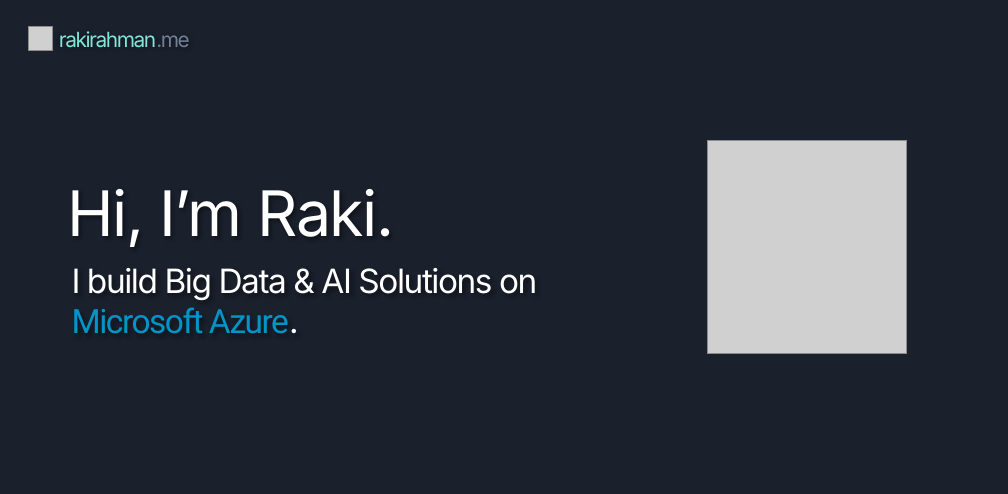
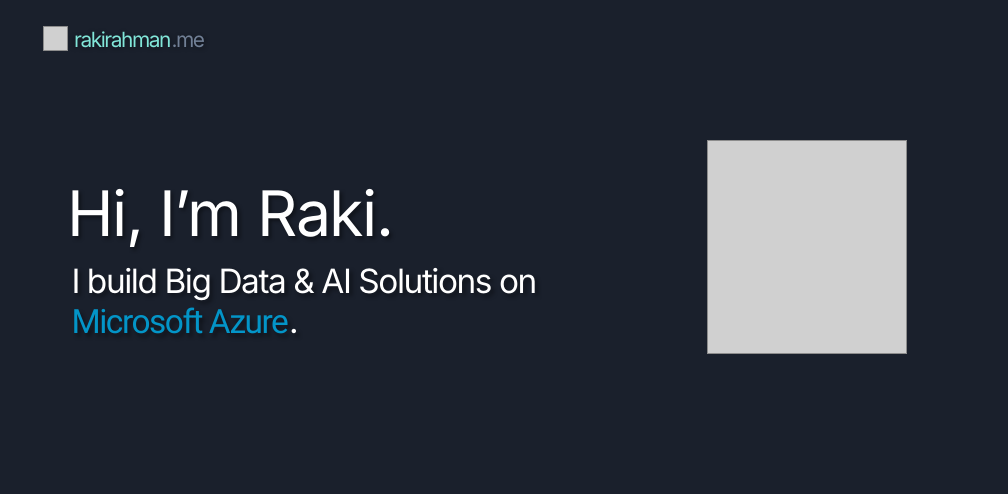
Before and after one commit to mdrakiburrahman/rakirahman.me, a slide deck: slide 1 of src/assets/graphics/PPT/post-headers.pptx. Drawn at 1008x494 pixels with LibreOffice and Linux fonts; fonts in the diff are those of the drawing; grey boxes stand for pictures. Boxes give left, top, right and bottom in pixels: in the first picture for what was removed or moved away, otherwise in the second. Text is boxed around its words. In the diff, an @@ line names an element or a change of style, - is before the commit and + after.

```diff
--- a/src/assets/graphics/PPT/post-headers.pptx
+++ b/src/assets/graphics/PPT/post-headers.pptx
@@ picture: place and size @@
-picture at [29, 26, 53, 50]
+picture at [44, 26, 68, 50]
@@ text "rakirahman.me": place and size @@
-text "rakirahman.me" at [59, 31, 190, 48]
+text "rakirahman.me" at [74, 31, 205, 48]
```
Also in this commit, not shown: 5 other slides changed, 7 other files.
